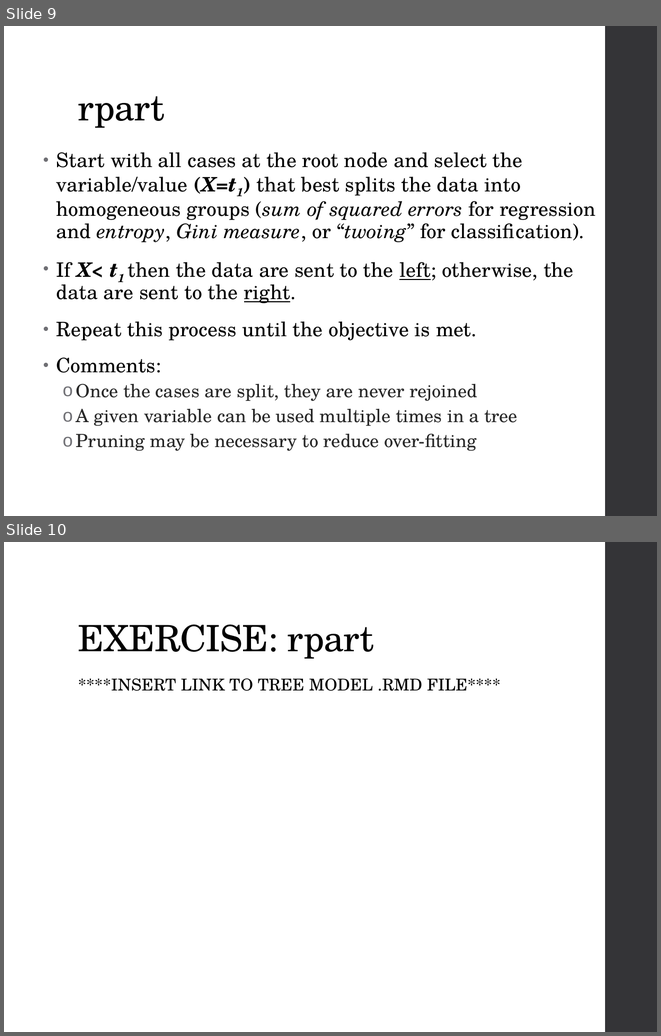
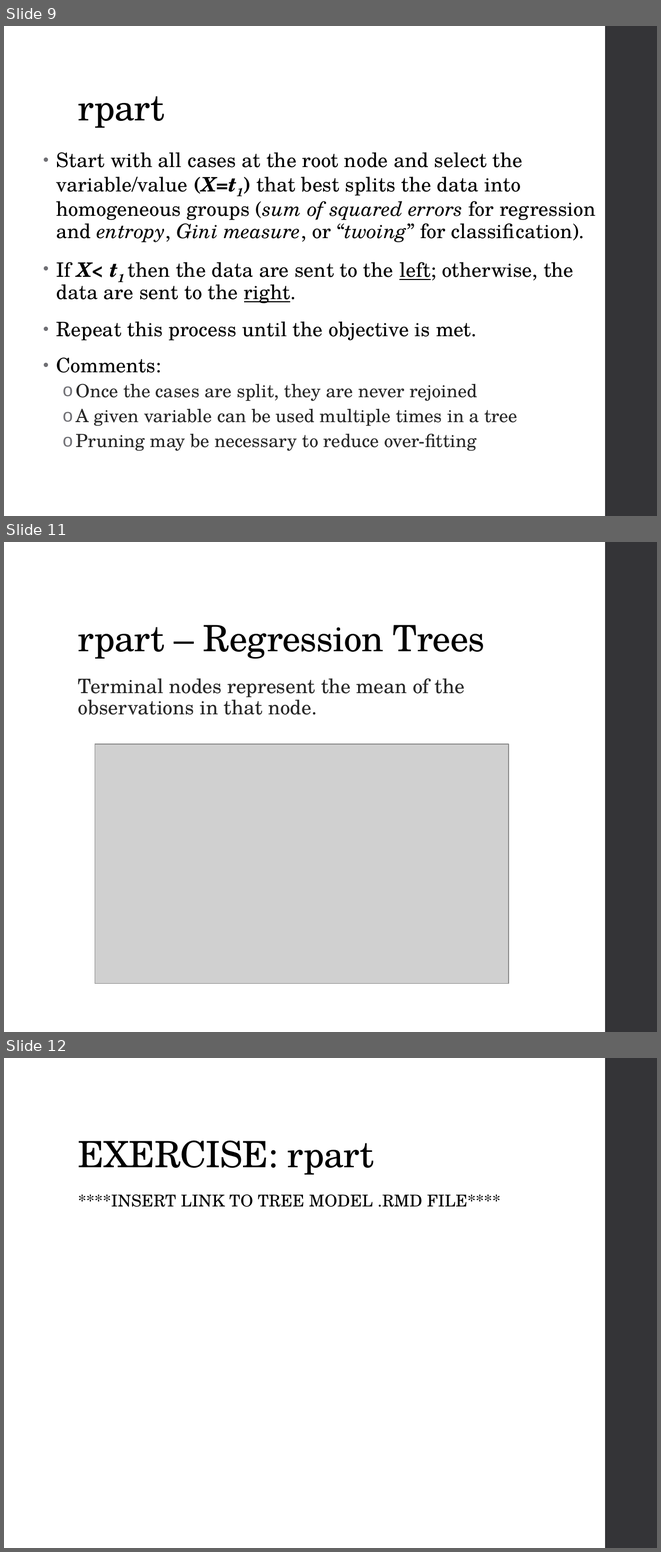
Before and after one commit to ncss-tech/stats_for_soil_survey, a slide deck: presentations/tree_models/Tree_models.pptx. Shown one above the other, each under a label of ours: slides 9 and 10 before the commit, slides 9, 11 and 12 after it; the slides between them are not shown. The pictures are 661x1036 and 661x1552 pixels, drawn with LibreOffice and Linux fonts; fonts in the diff are those of the drawing; grey boxes stand for pictures. Boxes give left, top, right and bottom in pixels: in the first picture for what was removed or moved away, otherwise in the second. Text is boxed around its words. In the diff, an @@ line names an element or a change of style, - is before the commit and + after.

```diff
--- a/presentations/tree_models/Tree_models.pptx
+++ b/presentations/tree_models/Tree_models.pptx
@@ slide 11 added at <box>4,542,657,1032</box>, background #FFFFFF; not listed: 1 template element that a slide beside it also shows @@
@@ title added at <box>78,625,485,659</box>, 40 pt, text #000000 @@
+rpart – Regression Trees
@@ text added at <box>78,678,465,715</box>, 22 pt, text #262626 @@
+  Terminal nodes represent the mean of the observations in that node.
@@ picture added at <box>95,744,508,983</box> @@
@@ what was slide 10 is now slide 12 @@
```
Also in this commit, not shown: 2 slides changed, 1 other slide added.
